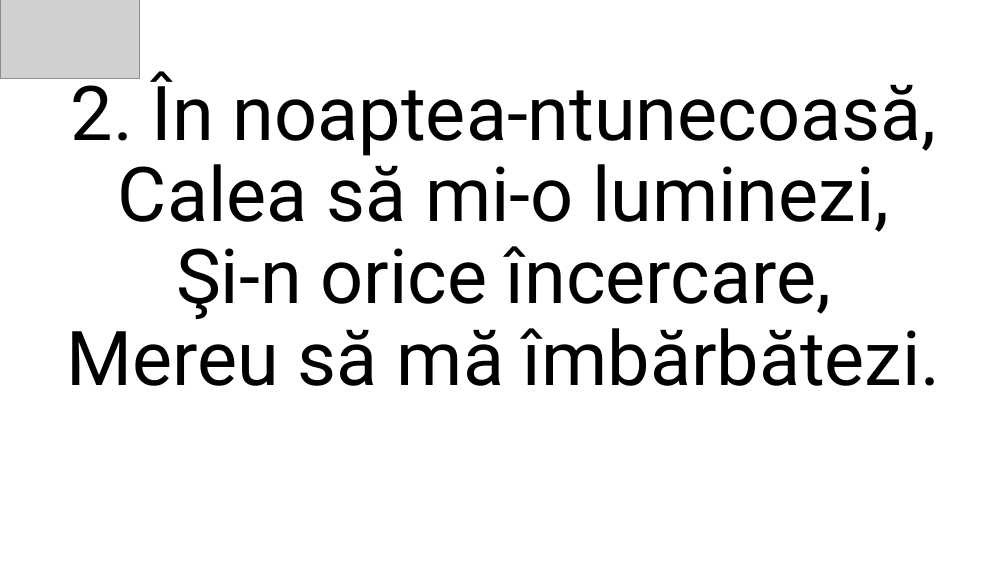
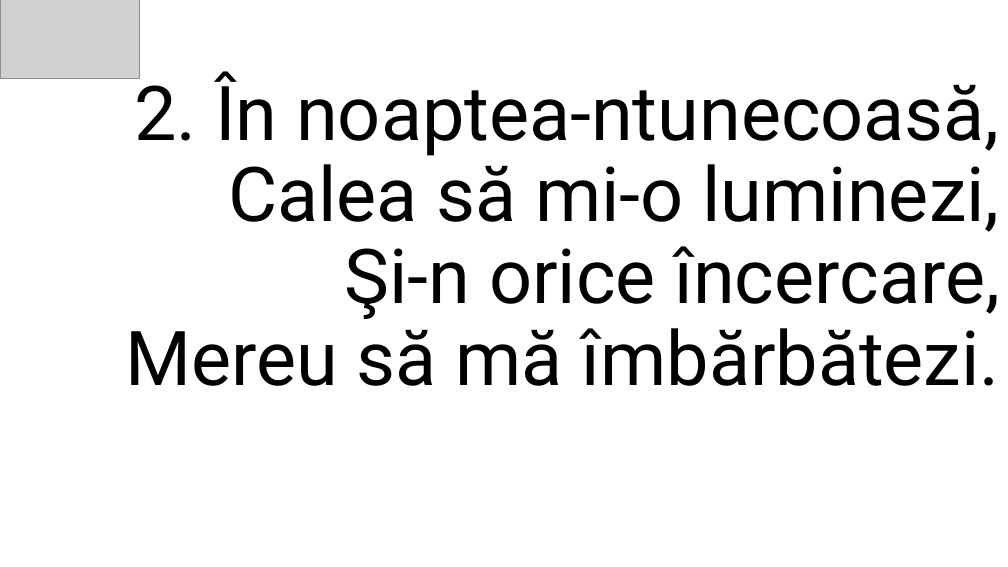
Before and after one commit to TimCatana/krpc-pptx-script, a slide deck: slide 4 of Pe Tin te laud Isuse not finished.pptx. Drawn at 1008x567 pixels with LibreOffice and Linux fonts; fonts in the diff are those of the drawing; grey boxes stand for pictures. Boxes give left, top, right and bottom in pixels: in the first picture for what was removed or moved away, otherwise in the second. Text is boxed around its words. In the diff, an @@ line names an element or a change of style, - is before the commit and + after.

```diff
--- a/Pe Tin te laud Isuse not finished.pptx
+++ b/Pe Tin te laud Isuse not finished.pptx
@@ title "2. În noaptea‑ntunecoasă, Calea să ..." at [125,71,1000,386]: alignment centre to right @@
```
Also in this commit, not shown: 3 other slides changed, 5 other files.
